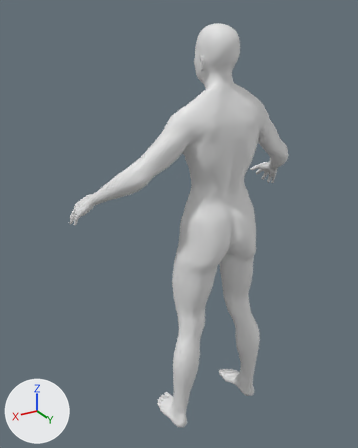
The glTF model game/assets/humans/orc_female_elder.glb, before and after one commit.
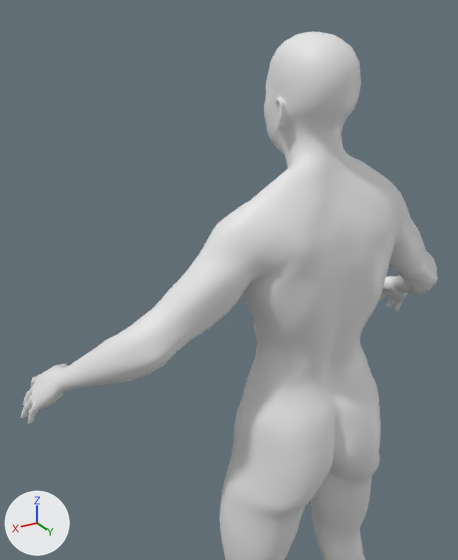
There are two pictures of each version: one whole from a camera (50 mm lens) standing at (1.209, 1.635, 1.924) and looking at (0.087, -0.235, 0.989), one close up from a camera (50 mm lens) standing at (0.797, 0.933, 1.921) and looking at (0.029, -0.346, 1.281). The lights are fixed; the arrows at lower left show +X, +Y and +Z. The older version's two pictures come first. Materials are left out; every surface is plain grey. Vertices at exactly the same position are counted once.

In view in the first close-up: 'Body'.
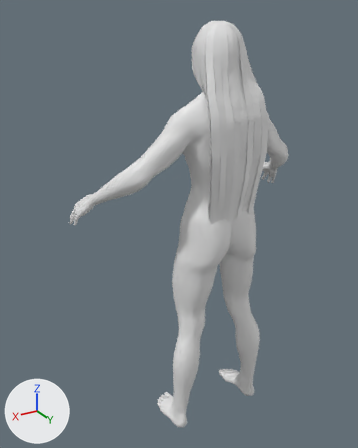
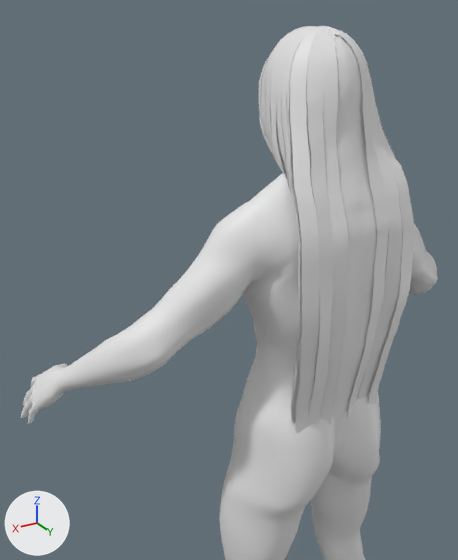
Where the change shows, as pixel boxes [x1, y1, x2, y2] in the close-ups (458 x 560 px):
'Body', reshaped: before [21, 31, 438, 560]; after [21, 26, 438, 560]
part 1 of me_mesh_0, added: after [259, 26, 414, 433]

What the commit changed:
me_mesh_0 is used by ob_body; location (0.0, 0.0, 0.0).
me_mesh_0 had 13380 vertices, 26756 faces and spanned x -0.58..0.58, y -0.43..0.1, z 0.0..1.88.
me_mesh_0 now has 17088 vertices, 31596 faces and spans x -0.58..0.58, y -0.43..0.11, z 0.0..1.89.
me_mesh_0 part 1: 3708 vertices added at x -0.14..0.14, y -0.18..0.11, z 1.09..1.89.
